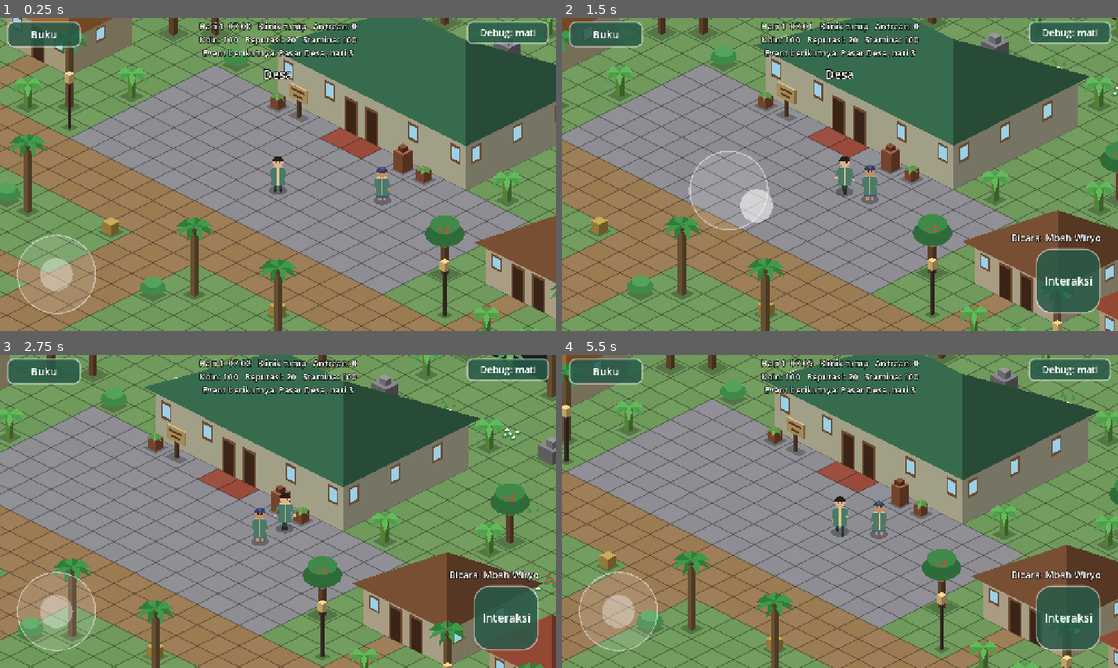
Above: before the commit, frames 1-4 (two rows, left to right).
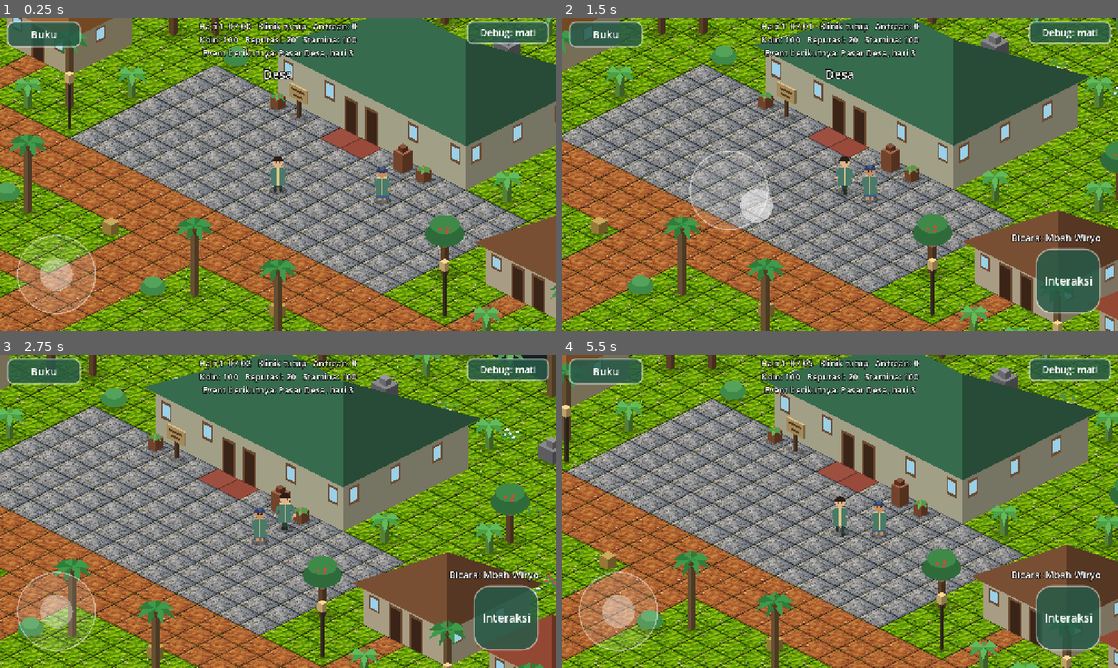
Above: after the commit, the same moments.

Repository: hadydaw/tabib-tradisional
Game: Godot game, scene res://scenes/world/game_world.tscn
Same seed, same stepped clock (60 frames per second), same inputs: the game is played once before the commit and once after it.
Inputs (mouse positions are in pixels of both pictures, inside the frame that each line leads up to):
- Up to frame 1 (0.25 s): no input
- Up to frame 2 (1.5 s): tap Enter (ui_accept) at 0.5, 0.77 s; move the mouse to (962, 158) at 0.52 s; hold Right (ui_right) 0.53-1.25 s; click (962, 158) at 0.67 s; drag from (728, 190) to (812, 237) at 1.27 s
- Up to frame 3 (2.75 s): move the mouse to (333, 442) at 2.02 s; hold Right (ui_right) from 2.03 s (still down)
- Up to frame 4 (5.5 s): release Right (ui_right) at 2.75 s; drag from (812, 574) to (673, 464) at 2.77 s; move the mouse to (1006, 558) at 3.52 s; hold Left (ui_left) 3.53-4.25 s; tap Enter (ui_accept) at 3.77 s; drag from (673, 464) to (756, 433) at 4.27 s; move the mouse to (867, 511) at 5.02 s; hold Down (ui_down) from 5.03 s (still down); click (867, 511) at 5.17 s

The runs differ from the first frame. In frame 1, 54% of the frame differs, in the area x 0-100%, y 0-100%; in frame 2, 51%; in frame 3, 49%; in frame 4, 51%.

Commit message:
Fase 2: lantai memakai gambar tile (rumput, tanah, batu, air)
- Empat tile PNG 128x64 dipasang di game/assets/tiles
- IsoMapMeshes membuat mesh bertekstur dengan UV per sel
- IsoGroundMapView menggambar jenis bertekstur; jenis lain tetap warna datar

Co-Authored-By: Claude Haiku 5.5 <noreply@anthropic.com>
Claude-Session: https://claude.ai/code/session_011EntzYKGwFU1FX7pvc1uqi

Diff:
--- a/game/features/world/iso_ground_map_view.gd
+++ b/game/features/world/iso_ground_map_view.gd
@@ -6,6 +6,7 @@
 var tile: Vector2 = Vector2(64, 32)
 var _meshes: Array[ArrayMesh] = []
 var _lines: ArrayMesh
+var _tex_meshes: Array = []   # pasangan [mesh, Texture2D] untuk jenis tile bertekstur
 ## Lapisan kabut/segel (Fase 9): sel yang tertutup digambar transparan di atas lantai.
 var _overlay_cells: Array[Vector2i] = []
 var _overlay_color: Color = Color(0.85, 0.9, 0.95, 0.55)
@@ -18,6 +19,12 @@
 
 func _ready() -> void:
 	for kind in range(TileKinds.COUNT):
+		if TileKinds.TEXTURES.has(kind):
+			var tm: ArrayMesh = IsoMapMeshes.textured_fill_mesh(map, tile, kind)
+			var tex: Texture2D = load(TileKinds.TEXTURES[kind]) as Texture2D
+			if tm != null and tex != null:
+				_tex_meshes.append([tm, tex])
+				continue
 		var m: ArrayMesh = IsoMapMeshes.fill_mesh(map, tile, kind)
 		if m != null:
 			_meshes.append(m)
@@ -28,6 +35,8 @@
 func _draw() -> void:
 	for m in _meshes:
 		draw_mesh(m, null)
+	for pair in _tex_meshes:
+		draw_mesh(pair[0], pair[1])
 	if _lines != null:
 		draw_mesh(_lines, null)
 	for c in _overlay_cells:
--- a/game/features/world/iso_map_meshes.gd
+++ b/game/features/world/iso_map_meshes.gd
@@ -42,3 +42,35 @@
 		-float(map.height) * tile.x * 0.5, -top_margin,
 		float(map.width + map.height) * tile.x * 0.5,
 		float(map.width + map.height) * tile.y * 0.5 + top_margin)
+
+
+## Mesh bertekstur untuk satu jenis tile: setiap sel mendapat UV dari kotak layarnya (diamond mengisi kotak).
+static func textured_fill_mesh(map: GroundMap, tile: Vector2, kind: int) -> ArrayMesh:
+	var verts := PackedVector2Array()
+	var uvs := PackedVector2Array()
+	var cols := PackedColorArray()
+	for y in range(map.height):
+		for x in range(map.width):
+			if map.kind_at(Vector2i(x, y)) != kind:
+				continue
+			var q: PackedVector2Array = IsoMeshes.tile_corners(x, y, tile)
+			var mn: Vector2 = q[0]
+			var mx: Vector2 = q[0]
+			for p in q:
+				mn = mn.min(p)
+				mx = mx.max(p)
+			var size: Vector2 = mx - mn
+			for idx: int in [0, 1, 2, 0, 2, 3]:
+				verts.append(q[idx])
+				uvs.append((q[idx] - mn) / size)
+				cols.append(Color(1, 1, 1, 1))
+	if verts.is_empty():
+		return null
+	var arrays: Array = []
+	arrays.resize(Mesh.ARRAY_MAX)
+	arrays[Mesh.ARRAY_VERTEX] = verts
+	arrays[Mesh.ARRAY_TEX_UV] = uvs
+	arrays[Mesh.ARRAY_COLOR] = cols
+	var mesh := ArrayMesh.new()
+	mesh.add_surface_from_arrays(Mesh.PRIMITIVE_TRIANGLES, arrays)
+	return mesh
--- a/game/features/world/tile_kinds.gd
+++ b/game/features/world/tile_kinds.gd
@@ -17,6 +17,13 @@
 	Color("#b08a5a"), Color("#8a6a45"), Color("#9a4a3a"), Color("#6b4a30"),
 ]
 const WALKABLE: Array[bool] = [true, true, true, false, true, true, true, true]
+## Tekstur tile (Fase 2 diganti gambar). Jenis yang tidak ada di sini tetap warna datar.
+const TEXTURES: Dictionary = {
+	GRASS: "res://assets/tiles/tile_rumput.png",
+	DIRT: "res://assets/tiles/tile_tanah.png",
+	STONE: "res://assets/tiles/tile_batu.png",
+	WATER: "res://assets/tiles/tile_air.png",
+}
 const NAMES: PackedStringArray = ["rumput", "tanah", "batu", "air", "kayu", "kayu gelap", "keset", "tanah olahan"]
 
 
Binary file added: game/assets/tiles/tile_air.png
Binary file added: game/assets/tiles/tile_batu.png
Binary file added: game/assets/tiles/tile_rumput.png
Binary file added: game/assets/tiles/tile_tanah.png
